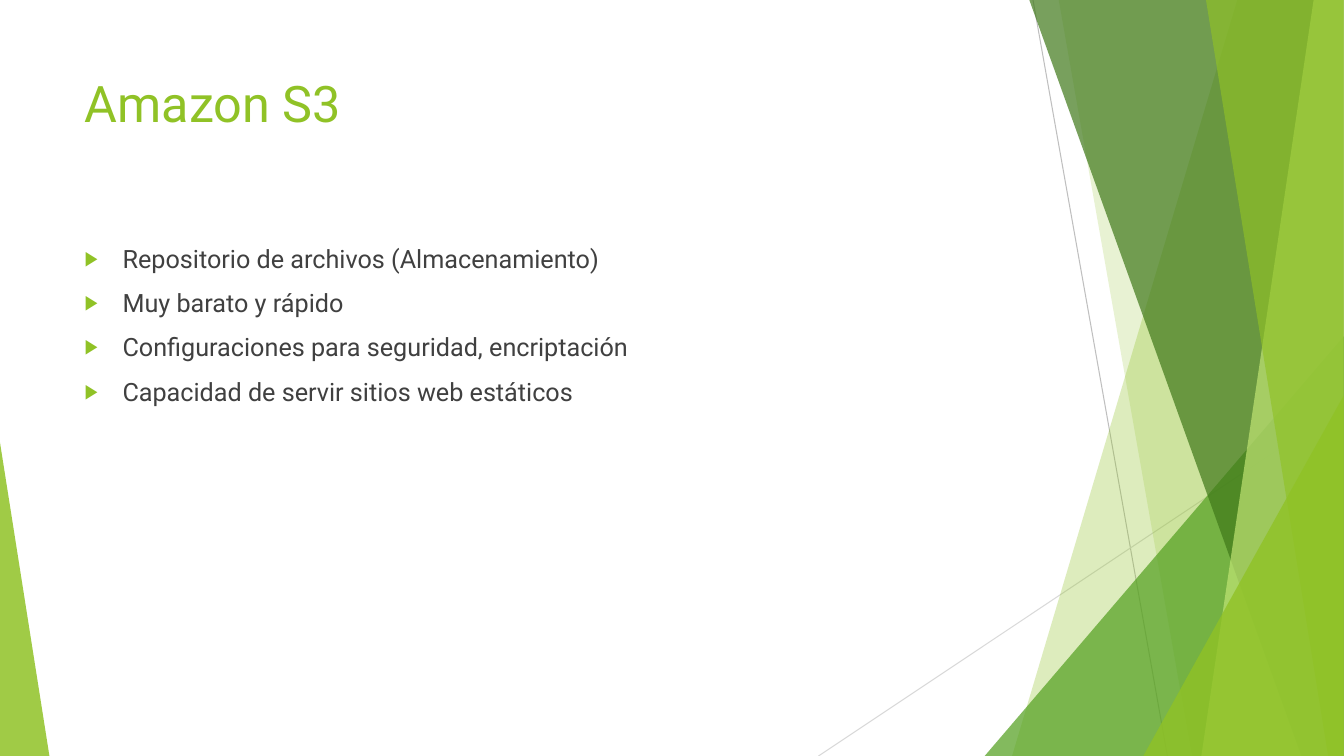
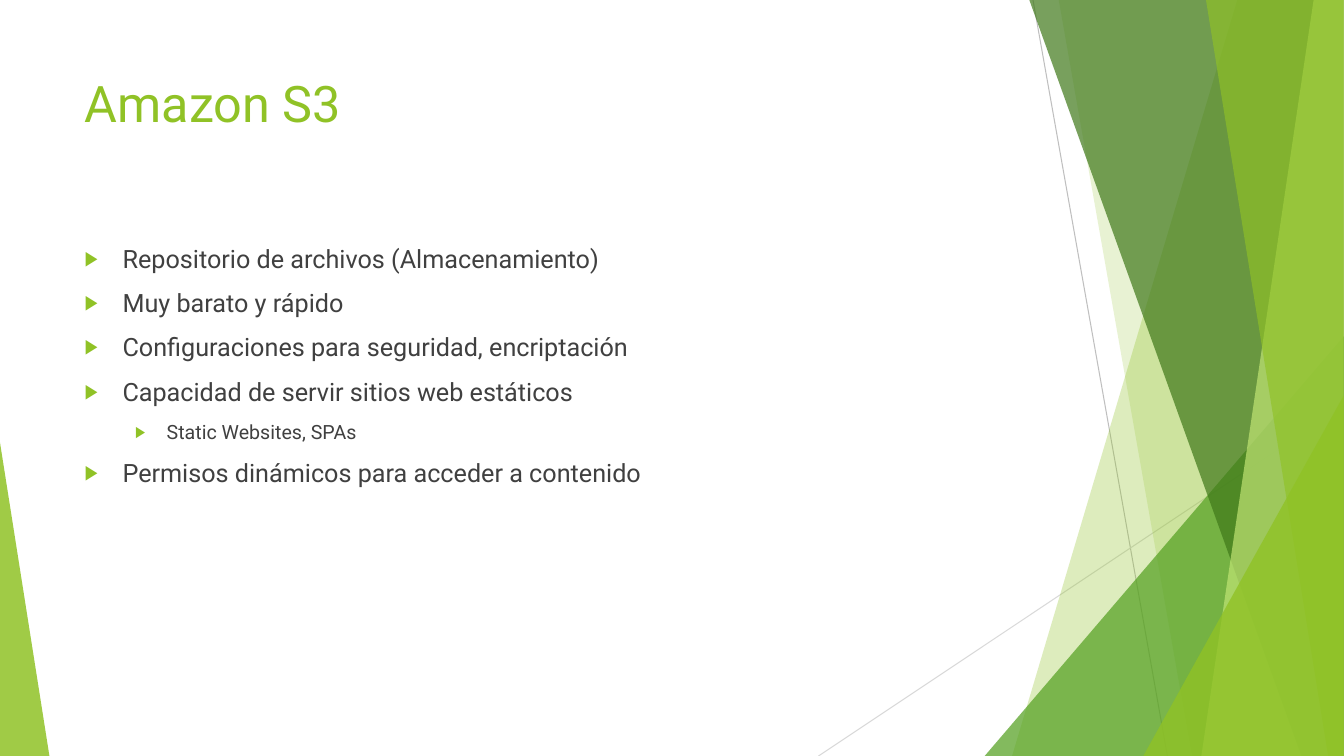
Before and after one commit to alanzam/AWS-Serverless, a slide deck: slide 19 of serverless.pptx (slide 17 before the commit). Drawn at 1344x756 pixels with LibreOffice and Linux fonts; fonts in the diff are those of the drawing. Boxes give left, top, right and bottom in pixels: in the first picture for what was removed or moved away, otherwise in the second. Text is boxed around its words. In the diff, an @@ line names an element or a change of style, - is before the commit and + after.

```diff
--- a/serverless.pptx
+++ b/serverless.pptx
@@ text at box(123, 424, 641, 487): paragraphs added @@
+  ▶ Static Websites, SPAs
+▶ Permisos dinámicos para acceder a contenido
```
Also in this commit, not shown: 3 other slides changed, 1 slide added.
